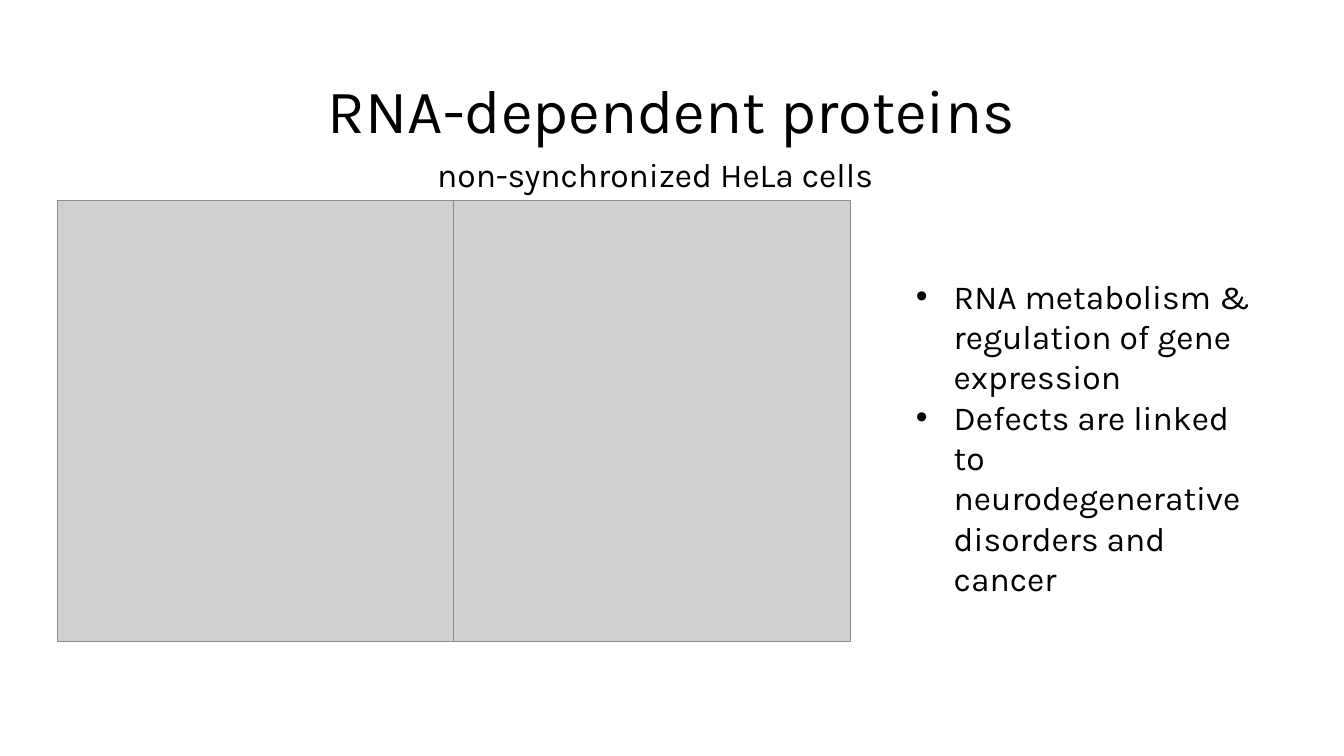
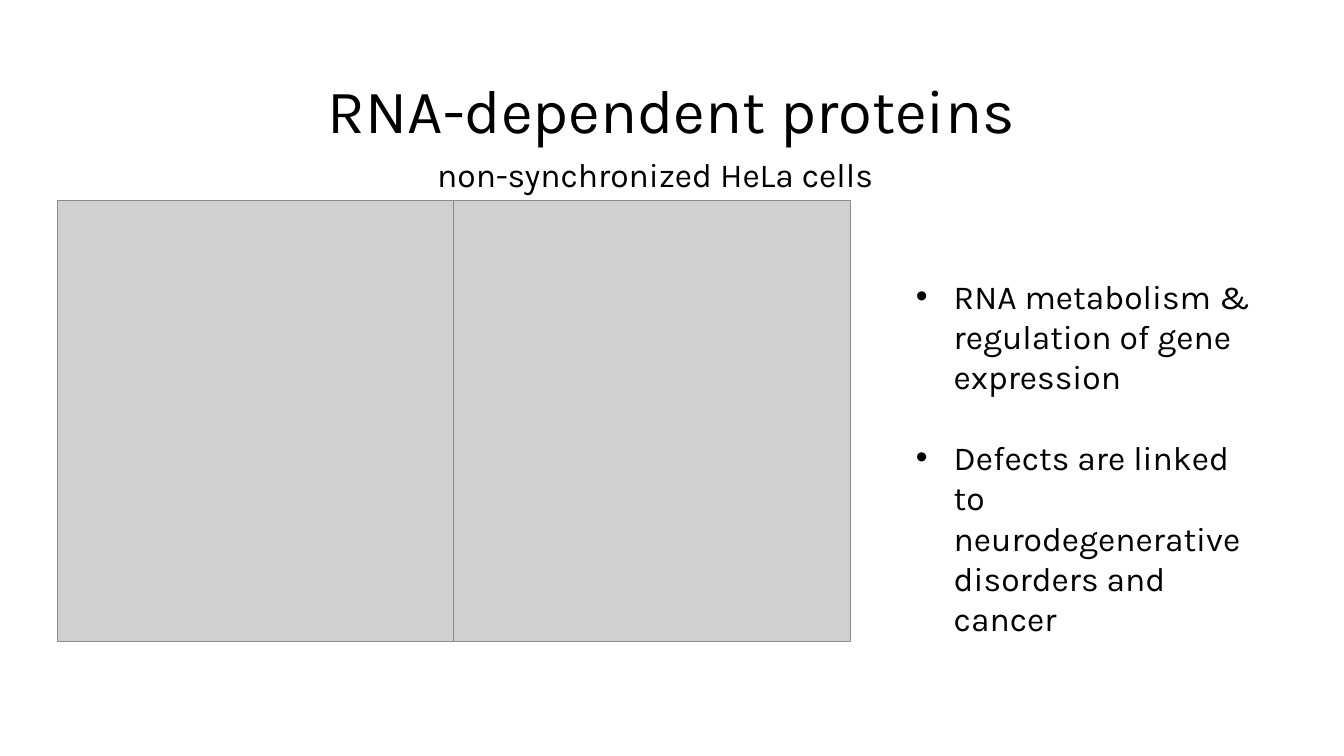
Before and after one commit to MichelaPozzi/2025-topic-03-group-01, a slide deck: slide 2 of Project Proposal.pptx. Drawn at 1344x756 pixels with LibreOffice and Linux fonts; fonts in the diff are those of the drawing; grey boxes stand for pictures. Boxes give left, top, right and bottom in pixels: in the first picture for what was removed or moved away, otherwise in the second. Text is boxed around its words. In the diff, an @@ line names an element or a change of style, - is before the commit and + after.

```diff
--- a/Project Proposal.pptx
+++ b/Project Proposal.pptx
@@ text "RNA metabolism & regulation of ..." rewrapped from box(954, 286, 1241, 552) to box(954, 286, 1241, 592) @@
```
Also in this commit, not shown: 5 other slides changed, 1 slide added, 1 slide removed, 2 other files.
